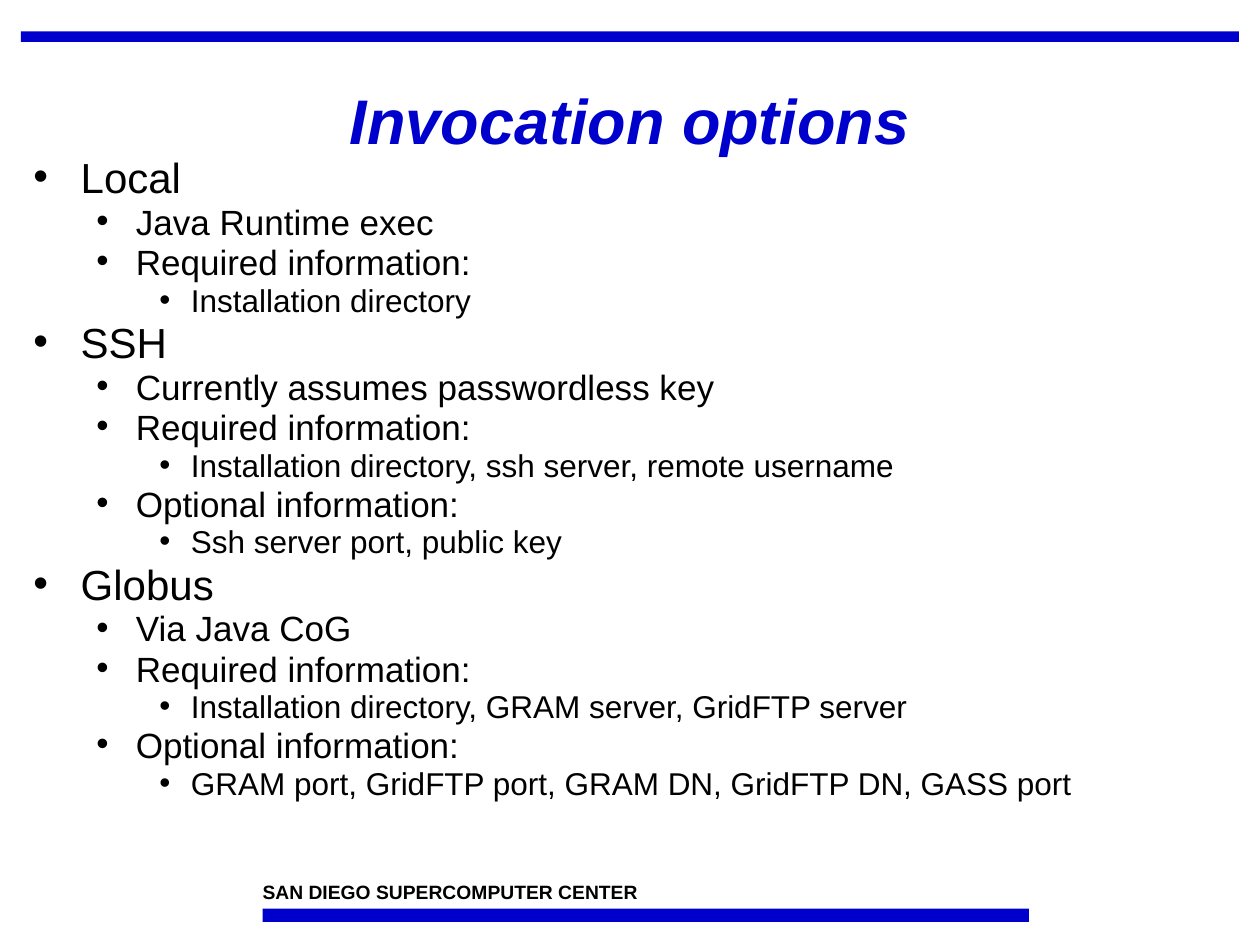
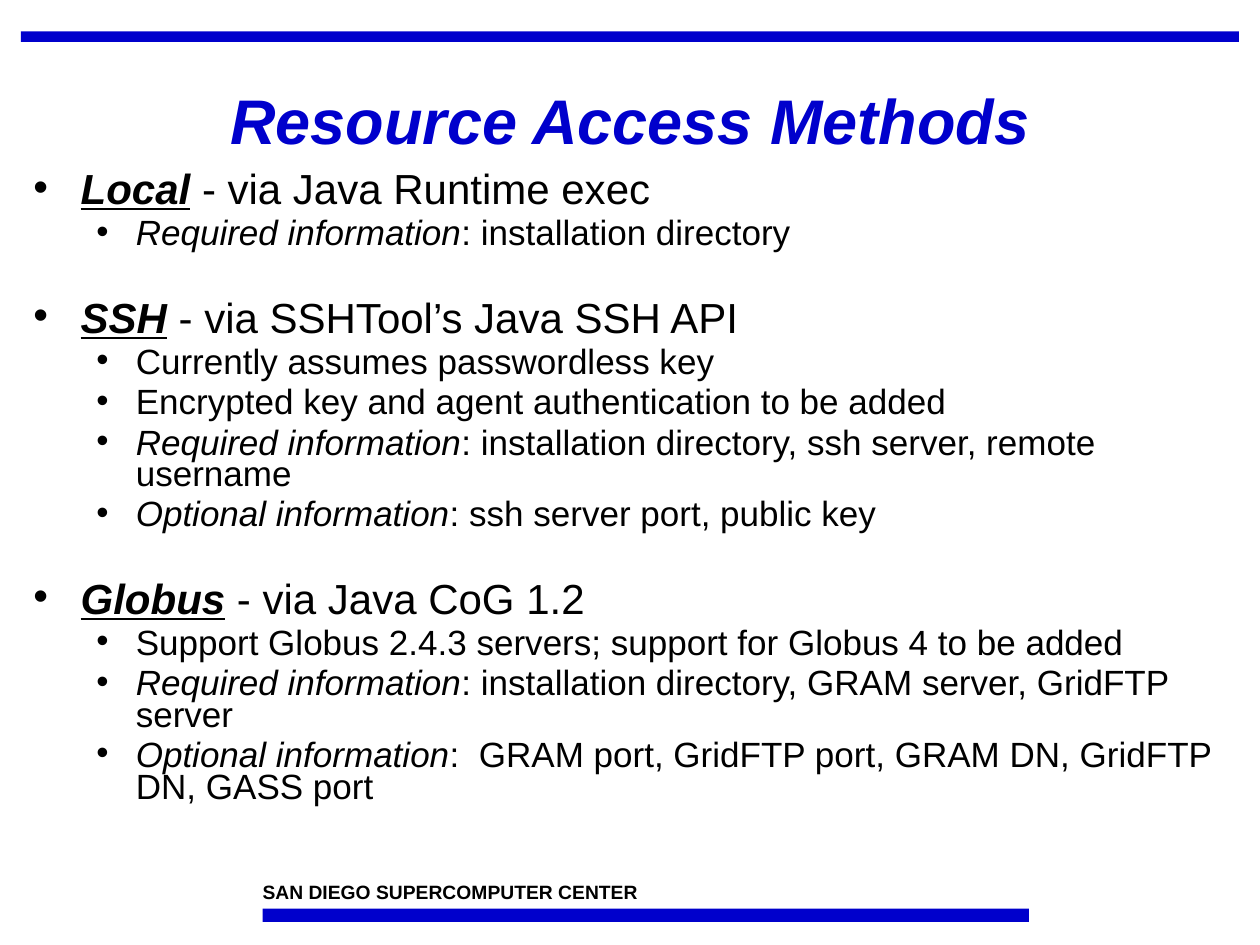
Before and after one commit to IncaProject/inca-xsede, a slide deck: slide 9 of talks/feb-06-workshop/control.ppt (slide 11 before the commit). Drawn at 1260x945 pixels with LibreOffice and Linux fonts; fonts in the diff are those of the drawing; background and template pictures are left out. Boxes give left, top, right and bottom in pixels: in the first picture for what was removed or moved away, otherwise in the second. Text is boxed around its words. In the diff, an @@ line names an element or a change of style, - is before the commit and + after.

```diff
--- a/talks/feb-06-workshop/control.ppt
+++ b/talks/feb-06-workshop/control.ppt
@@ title at [230, 98, 1029, 145]: text changed @@
-Invocation options
+Resource Access Methods
@@ text "Local - via Java Runtime ...": place and size @@
-text "Local - via Java Runtime ..." at [81, 162, 1071, 801]
+text "Local - via Java Runtime ..." at [81, 173, 1212, 805]
@@ text at [81, 173, 790, 339]: text changed; size 20 to 24 pt @@
-• Local
-  • Java Runtime exec
-  • Required information:
-    • Installation directory
-• SSH
+• Local - via Java Runtime exec
+  • Required information: installation directory
+• SSH - via SSHTool’s Java SSH API
@@ text at [81, 388, 1212, 805]: text changed; size 18 to 20 pt @@
-  • Required information:
-    • Installation directory, ssh server, remote username
-  • Optional information:
-    • Ssh server port, public key
-• Globus
-  • Via Java CoG
-  • Required information:
-    • Installation directory, GRAM server, GridFTP server
-  • Optional information:
-    • GRAM port, GridFTP port, GRAM DN, GridFTP DN, GASS port
+  • Encrypted key and agent authentication to be added
+  • Required information: installation directory, ssh server, remote username
+  • Optional information: ssh server port, public key
+• Globus - via Java CoG 1.2
+  • Support Globus 2.4.3 servers; support for Globus 4 to be added
+  • Required information: installation directory, GRAM server, GridFTP server
+  • Optional information: GRAM port, GridFTP port, GRAM DN, GridFTP DN, GASS port
```
Also in this commit, not shown: 12 other slides changed, 11 slides added, 9 slides removed.
